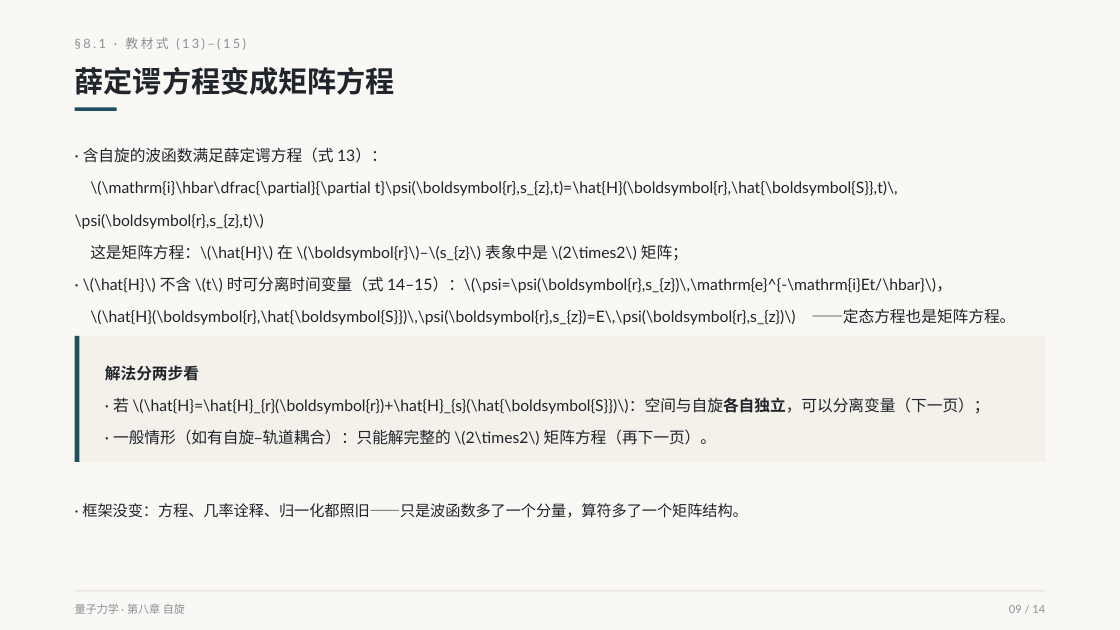
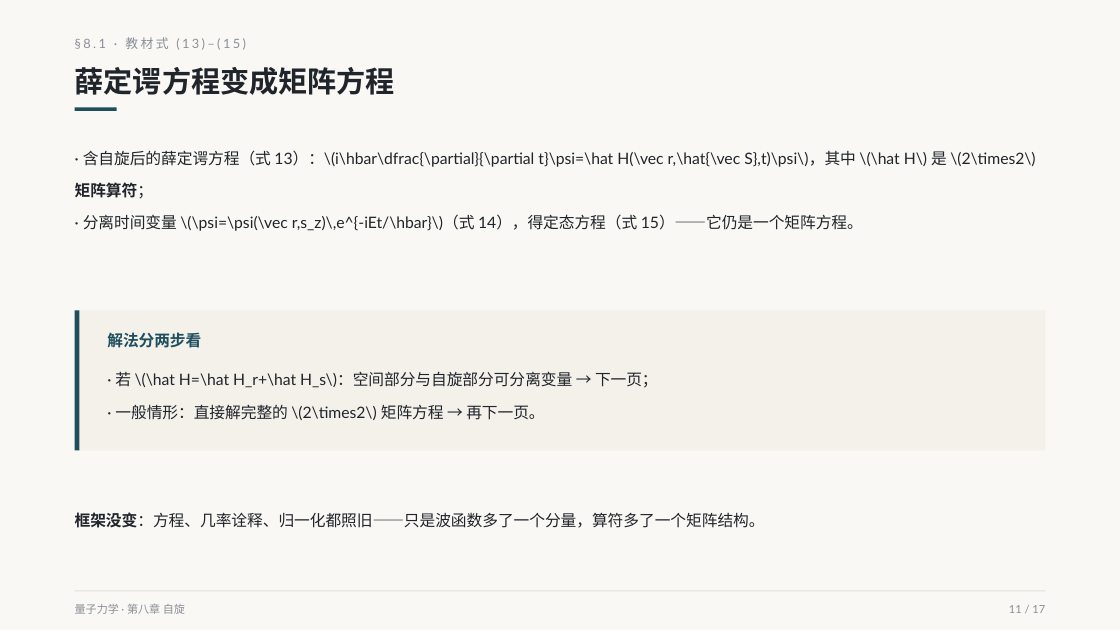
Before and after one commit to zhangdajian-sdu/quantum-mechanics-slides, a slide deck: slide 11 of slides/ch8/ch8-s1.pptx (slide 9 before the commit). Drawn at 1120x630 pixels with LibreOffice and Linux fonts; fonts in the diff are those of the drawing. Boxes give left, top, right and bottom in pixels: in the first picture for what was removed or moved away, otherwise in the second. Text is boxed around its words. In the diff, an @@ line names an element or a change of style, - is before the commit and + after.

```diff
--- a/slides/ch8/ch8-s1.pptx
+++ b/slides/ch8/ch8-s1.pptx
@@ text at (x1=75, y1=150, x2=1035, y2=231): text changed @@
-· 含自旋的波函数满足薛定谔方程（式 13）：
-\(\mathrm{i}\hbar\dfrac{\partial}{\partial t}\psi(\boldsymbol{r},s_{z},t)=\hat{H}(\boldsymbol{r},\hat{\boldsymbol{S}},t)\,\psi(\boldsymbol{r},s_{z},t)\)
-这是矩阵方程：\(\hat{H}\) 在 \(\boldsymbol{r}\)–\(s_{z}\) 表象中是 \(2\times2\) 矩阵；
-· \(\hat{H}\) 不含 \(t\) 时可分离时间变量（式 14–15）：\(\psi=\psi(\boldsymbol{r},s_{z})\,\mathrm{e}^{-\mathrm{i}Et/\hbar}\)，
-\(\hat{H}(\boldsymbol{r},\hat{\boldsymbol{S}})\,\psi(\boldsymbol{r},s_{z})=E\,\psi(\boldsymbol{r},s_{z})\) ——定态方程也是矩阵方程。
+· 含自旋后的薛定谔方程（式 13）：\(i\hbar\dfrac{\partial}{\partial t}\psi=\hat H(\vec r,\hat{\vec S},t)\psi\)，其中 \(\hat H\) 是 \(2\times2\) 矩阵算符；
+· 分离时间变量 \(\psi=\psi(\vec r,s_z)\,e^{-iEt/\hbar}\)（式 14），得定态方程（式 15）——它仍是一个矩阵方程。
@@ rectangle resized from (x1=75, y1=336, x2=1046, y2=462) to (x1=75, y1=310, x2=1046, y2=450) @@
@@ rectangle resized from (x1=75, y1=336, x2=80, y2=462) to (x1=75, y1=310, x2=80, y2=450) @@
@@ text added at (x1=107, y1=332, x2=201, y2=348), 13.5 pt, text #1F4E5F, bold @@
+解法分两步看
@@ text "· 若 \(\hat H=\hat H_r+\hat ..." at (x1=115, y1=371, x2=658, y2=420): vertical alignment middle to top @@
@@ text at (x1=115, y1=371, x2=658, y2=420): text changed @@
-解法分两步看
-· 若 \(\hat{H}=\hat{H}_{r}(\boldsymbol{r})+\hat{H}_{s}(\hat{\boldsymbol{S}})\)：空间与自旋各自独立，可以分离变量（下一页）；
-· 一般情形（如有自旋–轨道耦合）：只能解完整的 \(2\times2\) 矩阵方程（再下一页）。
+· 若 \(\hat H=\hat H_r+\hat H_s\)：空间部分与自旋部分可分离变量 → 下一页；
+· 一般情形：直接解完整的 \(2\times2\) 矩阵方程 → 再下一页。
@@ text "框架没变：方程、几率诠释、归一化都照旧——只是波函数多了一个分量，算符多了一个矩阵结构。" at (x1=75, y1=512, x2=765, y2=528): vertical alignment top to middle @@
@@ text at (x1=75, y1=512, x2=765, y2=528): text changed; size 13 to 13.5 pt @@
-· 框架没变：方程、几率诠释、归一化都照旧——只是波函数多了一个分量，算符多了一个矩阵结构。
+框架没变：方程、几率诠释、归一化都照旧——只是波函数多了一个分量，算符多了一个矩阵结构。
@@ text at (x1=1009, y1=605, x2=1045, y2=613): text changed @@
-09 / 14
+11 / 17
```
Also in this commit, not shown: 13 other slides changed, 3 slides added, 25 other files.
